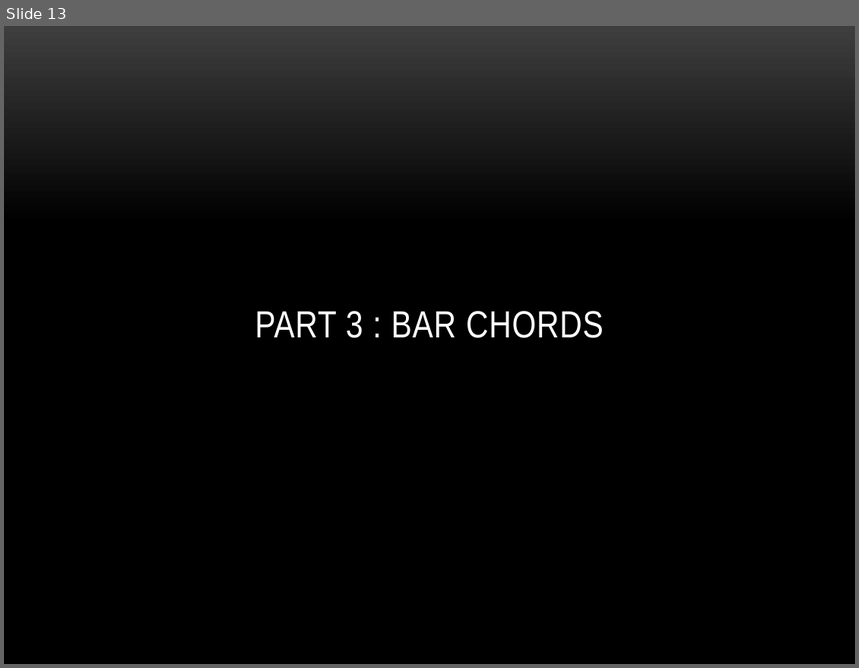
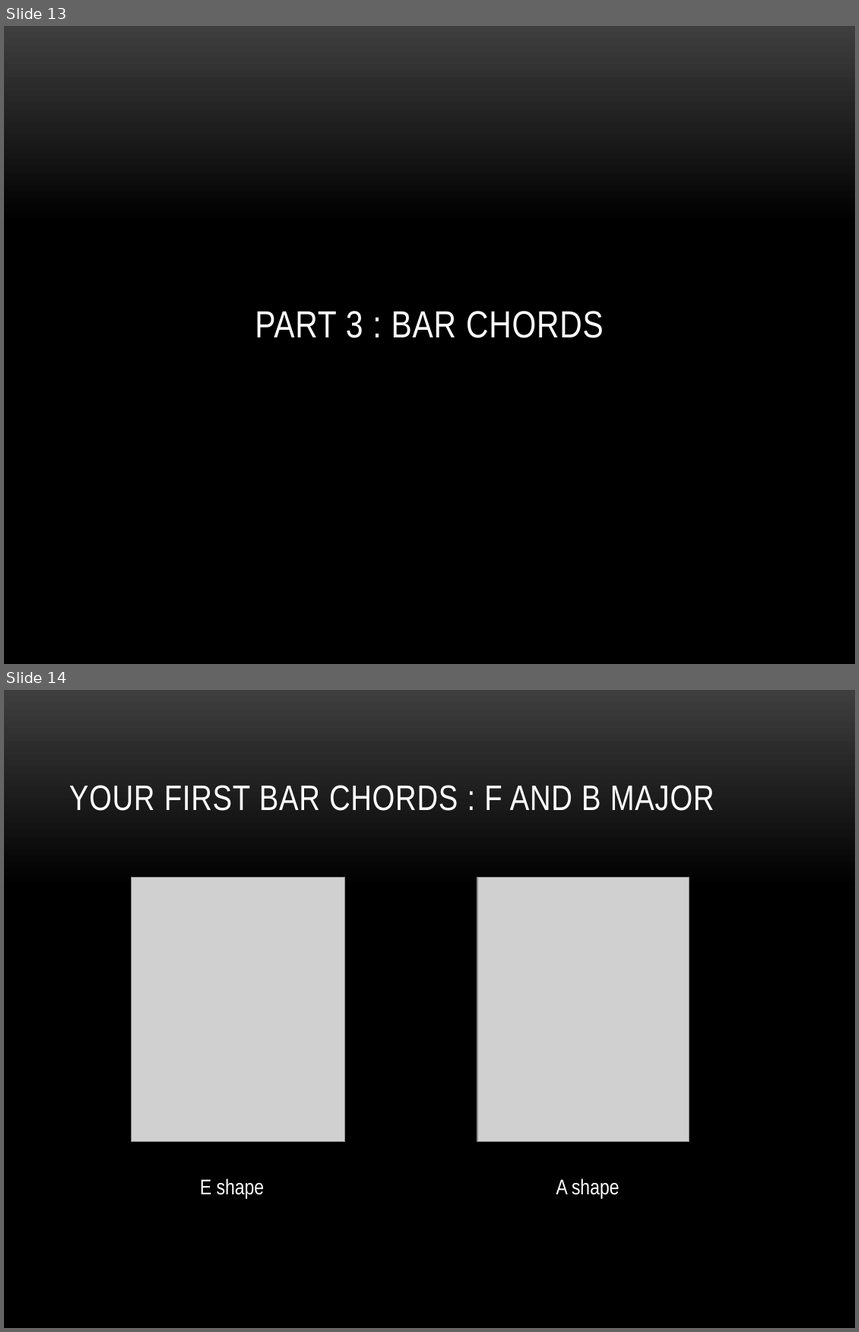
Before and after one commit to GrejSegura/datasciencecoursera, a slide deck: Assignments_Quizzes/Guitar Lessons/week 2/week 2 v1.pptx. Shown one above the other, each under a label of ours: slide 13 before the commit, slides 13 and 14 after it. The pictures are 859x668 and 859x1332 pixels, drawn with LibreOffice and Linux fonts; fonts in the diff are those of the drawing; grey boxes stand for pictures; background and template pictures are left out. Boxes give left, top, right and bottom in pixels: in the first picture for what was removed or moved away, otherwise in the second. Text is boxed around its words. In the diff, an @@ line names an element or a change of style, - is before the commit and + after.

```diff
--- a/Assignments_Quizzes/Guitar Lessons/week 2/week 2 v1.pptx
+++ b/Assignments_Quizzes/Guitar Lessons/week 2/week 2 v1.pptx
@@ slide 14 added at bbox=[4, 690, 855, 1328], background picture (left out) @@
@@ title added at bbox=[69, 785, 715, 811], 30 pt, text #FFFFFF @@
+YOUR FIRST BAR CHORDS : F AND B MAJOR
@@ picture added at bbox=[131, 877, 344, 1142] @@
@@ picture added at bbox=[477, 877, 690, 1142] @@
@@ text added at bbox=[200, 1179, 264, 1199], 18 pt, text #FFFFFF @@
+E shape
@@ text added at bbox=[557, 1179, 619, 1199], 18 pt, text #FFFFFF @@
+A shape
```
Also in this commit, not shown: 1 slide removed, 6 other files.
